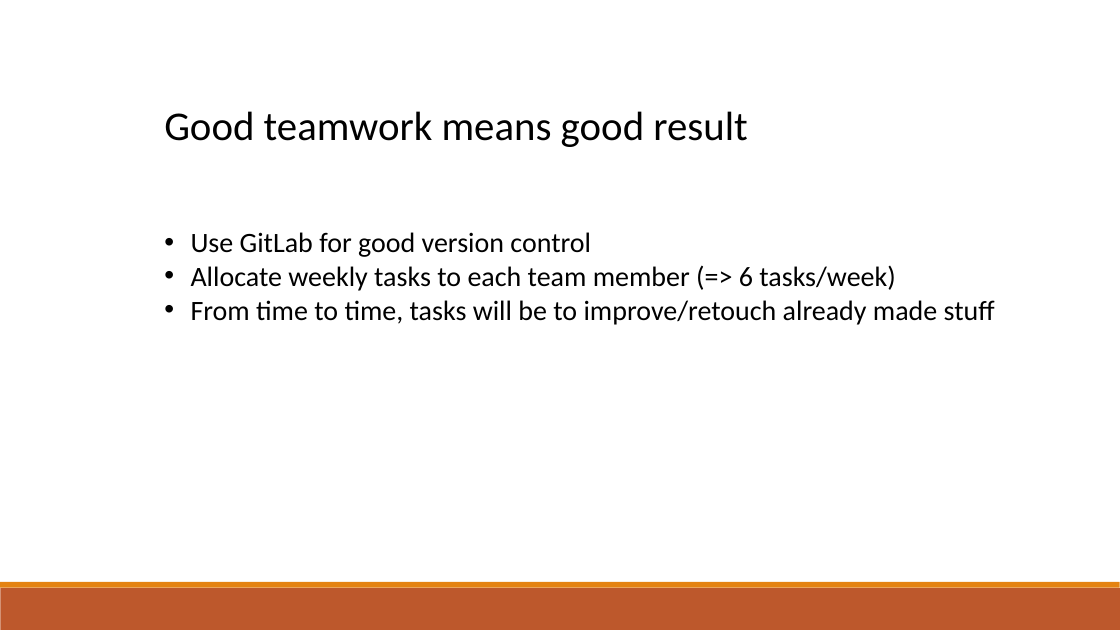
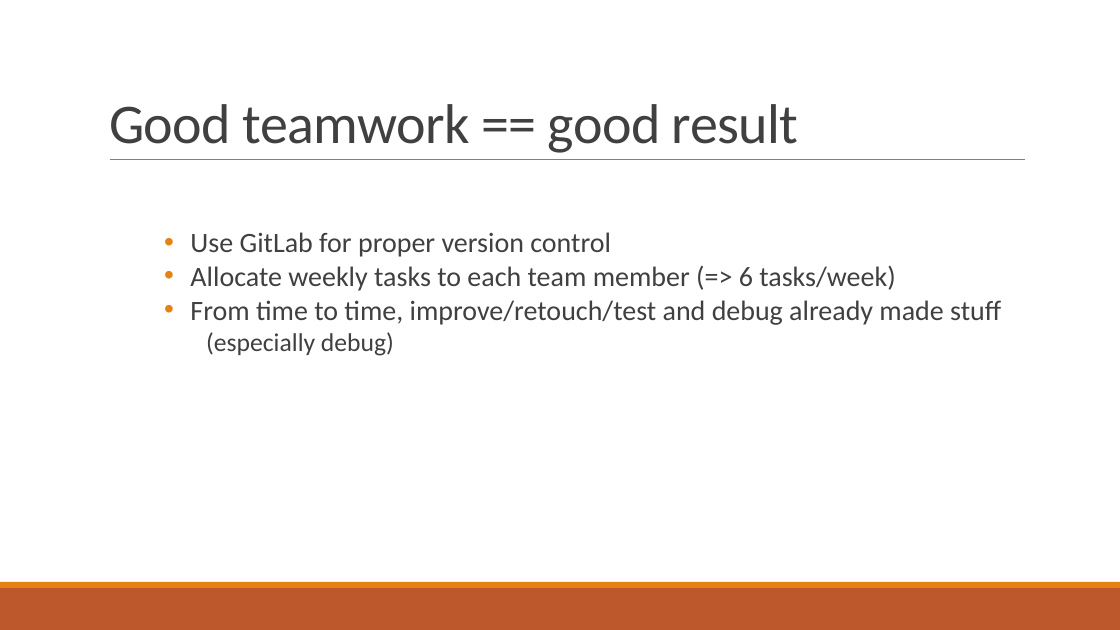
Before and after one commit to dragosthealex/roomies, a slide deck: slide 25 of resources/presentation1/final_presentation.pptx (slide 22 before the commit). Drawn at 1120x630 pixels with LibreOffice and Linux fonts; fonts in the diff are those of the drawing. Boxes give left, top, right and bottom in pixels: in the first picture for what was removed or moved away, otherwise in the second. Text is boxed around its words. In the diff, an @@ line names an element or a change of style, - is before the commit and + after.

```diff
--- a/resources/presentation1/final_presentation.pptx
+++ b/resources/presentation1/final_presentation.pptx
@@ title "Good teamwork == good result" at [109, 104, 799, 153]: vertical alignment top to bottom @@
@@ title at [109, 104, 799, 153]: text changed; size 35 to 48 pt; text colour #000000 to #404040 @@
-Good teamwork means good result
+Good teamwork == good result
@@ line added from (110, 160) to (1026, 160), #808080 0.5 pt @@
@@ text at [190, 232, 611, 257]: text changed; text colour #000000 to #404040 @@
-• Use GitLab for good version control
+• Use GitLab for proper version control
@@ text at [190, 266, 895, 291]: text colour #000000 to #404040 in "Allocate weekly tasks to each team member ..." @@
@@ text at [190, 300, 1001, 356]: text changed; text colour #000000 to #404040 @@
-• From time to time, tasks will be to improve/retouch already made stuff
+• From time to time, improve/retouch/test and debug already made stuff
+  (especially debug)
```
Also in this commit, not shown: 19 other slides changed, 10 slides added, 4 slides removed, 4 other files.
